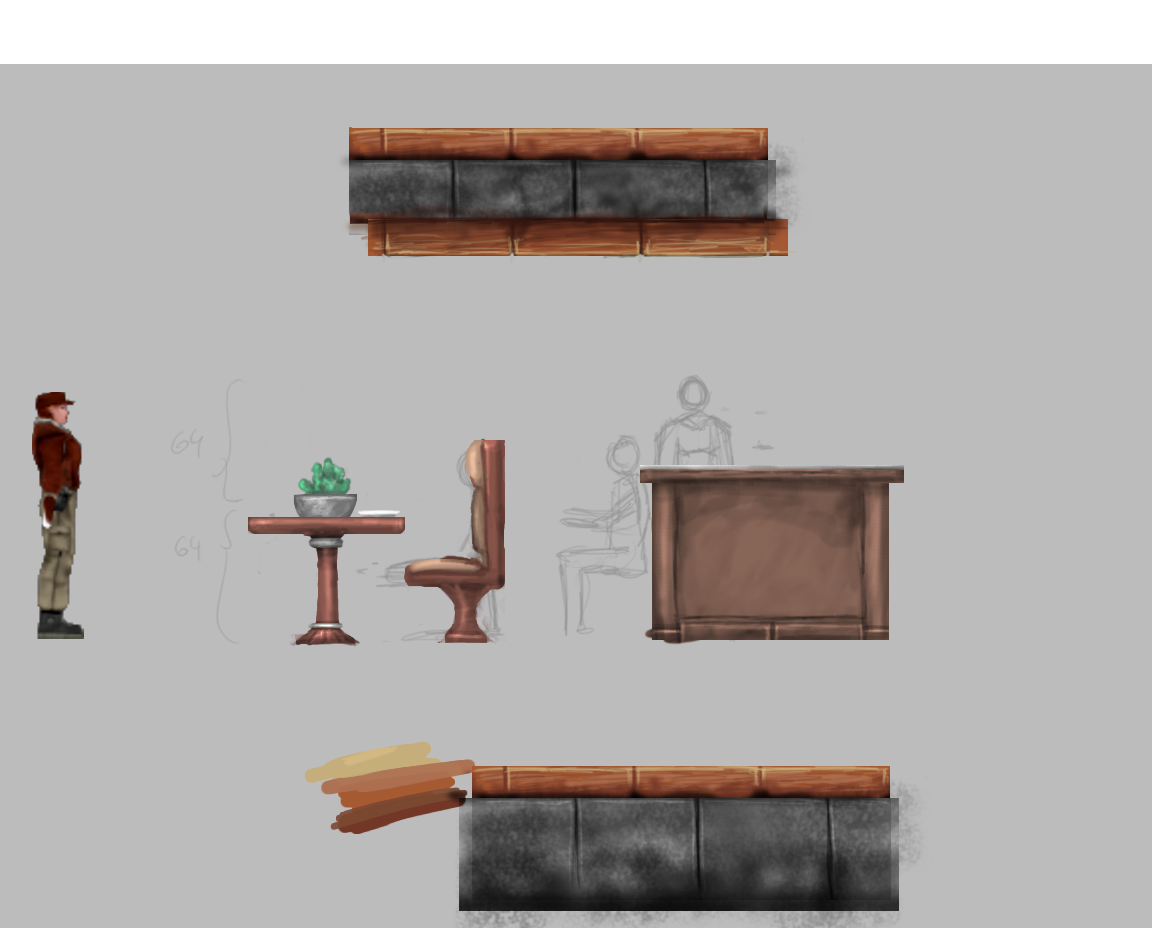
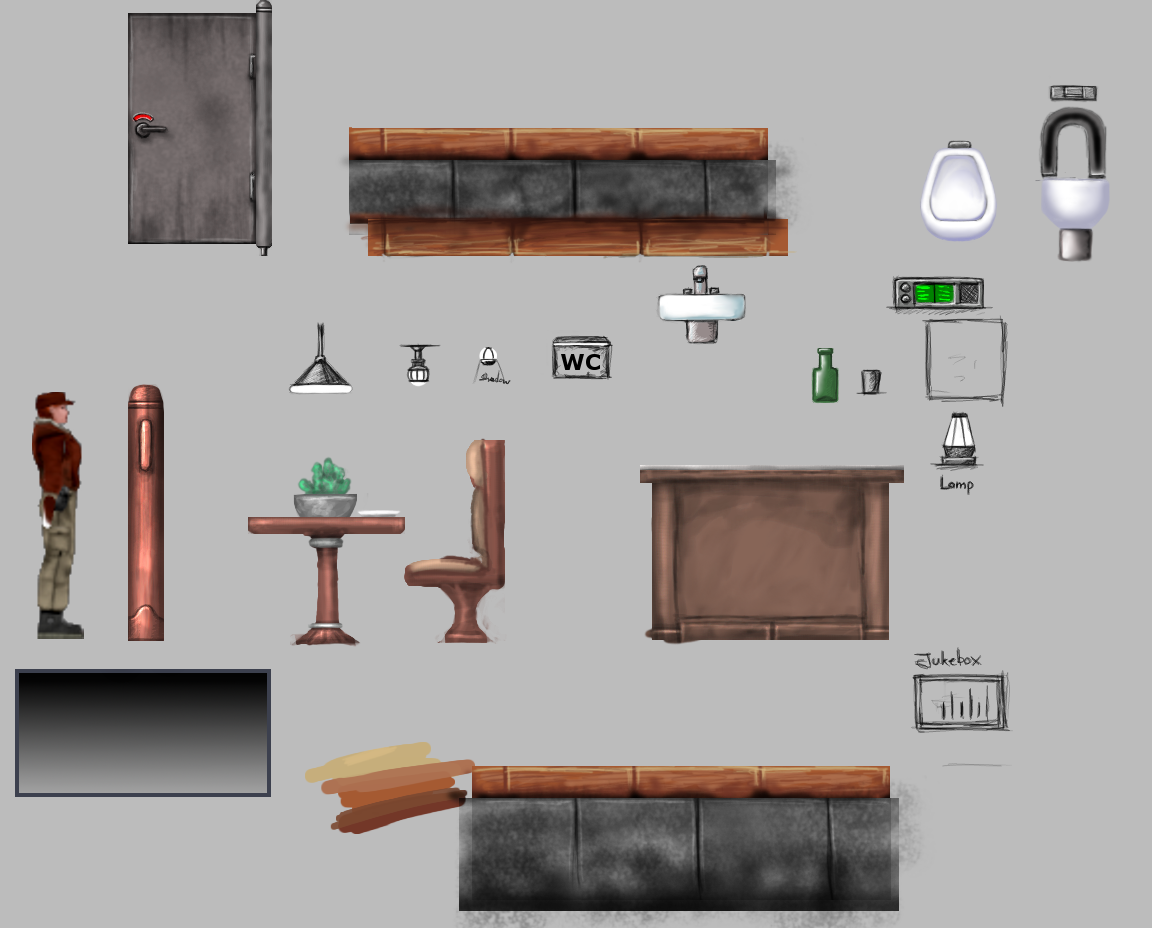
Layered file, before and after one edit (1152px x 928px). Changes by layer:
painted on "New Layer#1" over <box>15,0,1110,797</box>
hid "New Layer" over <box>170,374,774,644</box>
painted on "Background" over <box>0,0,1152,64</box>
